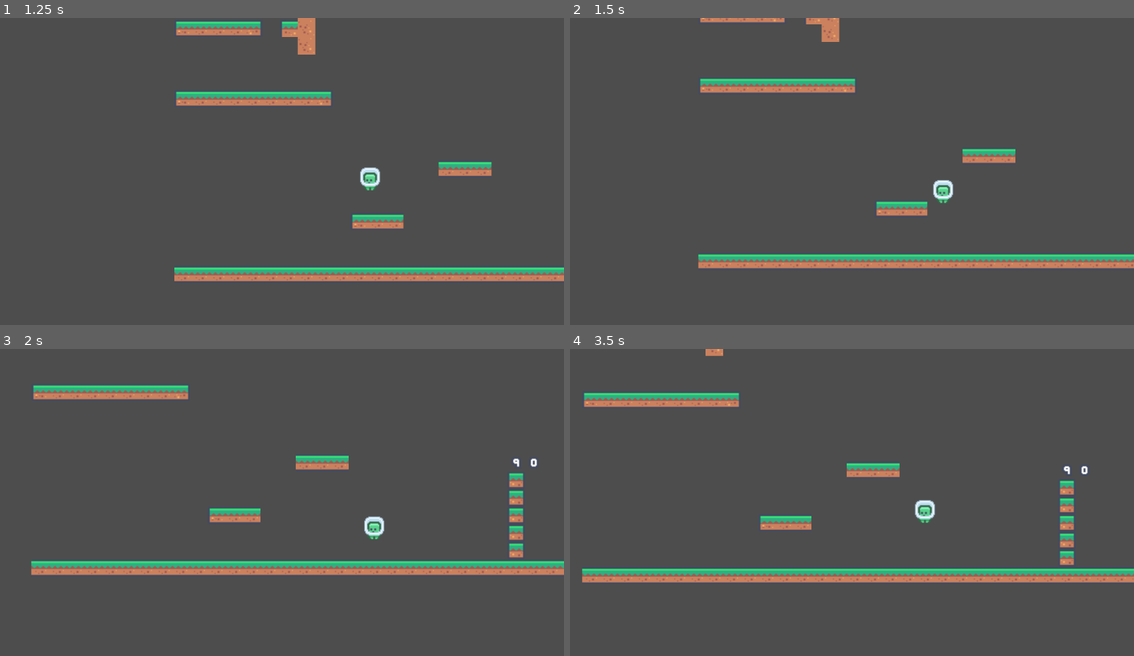
Above: before the commit, frames 1-4 (two rows, left to right).
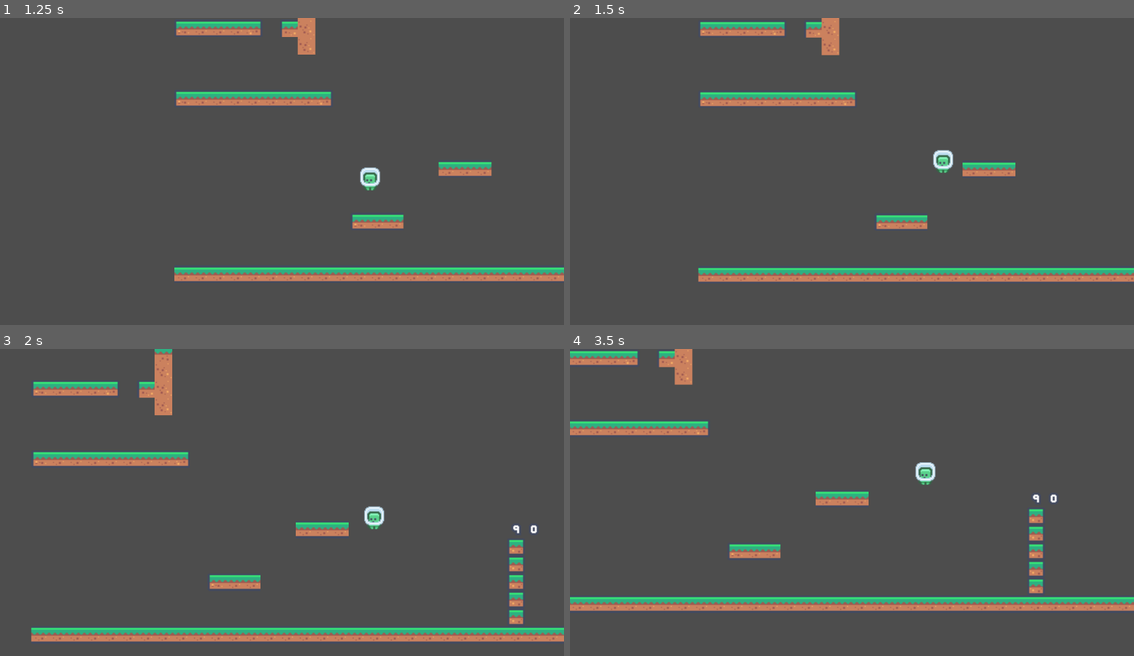
Above: after the commit, the same moments.

Repository: MrJoermungandr/ColdBlooded
Game: Godot game, scene res://Level/Test/movement_test.tscn
Two runs of this game, one before a commit and one after it. Both use one fixed random seed, a clock stepped at 60 frames per second and the inputs below. The project has no main scene, so this scene is started directly.
Inputs:
- Up to frame 1 (1.25 s): hold D (move_right) from 0.53 s (still down); hold Space (move_jump) from 0.53 s (still down)
- Up to frame 2 (1.5 s): keep holding D (move_right); release Space (move_jump) at 1.28 s; tap Space (move_jump) at 1.35 s
- Up to frame 3 (2 s): keep holding D (move_right); tap Space (move_jump) at 1.52, 1.82 s
- Up to frame 4 (3.5 s): release D (move_right) at 2.03 s; hold A (move_left) 2.03-2.78 s; hold Space (move_jump) 2.03-2.78 s; hold D (move_right) from 2.78 s (still down); tap Space (move_jump) at 2.85, 3.02, 3.32 s

Frame 1 is identical in both runs. In frame 2, 13% of the frame differs, in the area x 22-100%, y 0-87%; in frame 3, 15%; in frame 4, 16%, in the area x 0-100%, y 0-86%.

Commit message:
change glide

Diff:
--- a/Entity/Player/player.gd
+++ b/Entity/Player/player.gd
@@ -17,9 +17,6 @@
 var second_jump_time_to_peak: float = 0.4
 @export
 var second_jump_time_to_descend: float = 0.3
-@export
-var second_jump_window_seconds: float  = 0.2
-var second_jump_timer: Timer = Timer.new()
 
 @onready
 var jump_velocity: float = ((2.0 * jump_height_px) / jump_time_to_peak) * -1
@@ -57,9 +54,6 @@
 	coyote_timer.wait_time = coyote_time_seconds
 	coyote_timer.timeout.connect(_on_coyote_complete)
 	add_child(coyote_timer)
-	second_jump_timer.one_shot = true
-	second_jump_timer.wait_time = second_jump_window_seconds
-	add_child(second_jump_timer)
 	vertical_pinch_collision.set_deferred("disabled", true)
 
 func _physics_process(delta: float) -> void:
@@ -83,14 +77,10 @@
 			velocity.y = jump_velocity
 			has_jumped = true
 			_use_vertical_pinch_hitbox()
-			second_jump_timer.start()
 		elif not has_double_jumped:
-			if second_jump_timer.is_stopped():
-				second_jump_timer.start()
-			else:
-				velocity.y = second_jump_velocity
-				_use_vertical_pinch_hitbox()
-				has_double_jumped = true
+			velocity.y = second_jump_velocity
+			_use_vertical_pinch_hitbox()
+			has_double_jumped = true
 	if Input.is_action_pressed("move_jump"):
 		if not is_on_ground and velocity.y > 0.0:
 			velocity.y = glide_gravity
